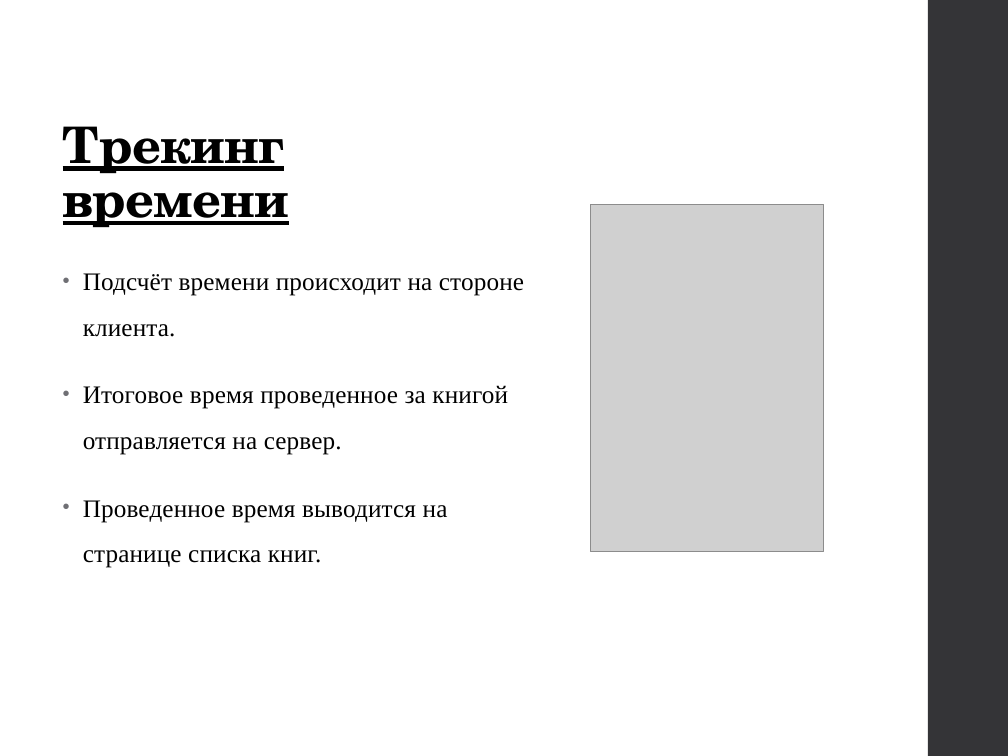
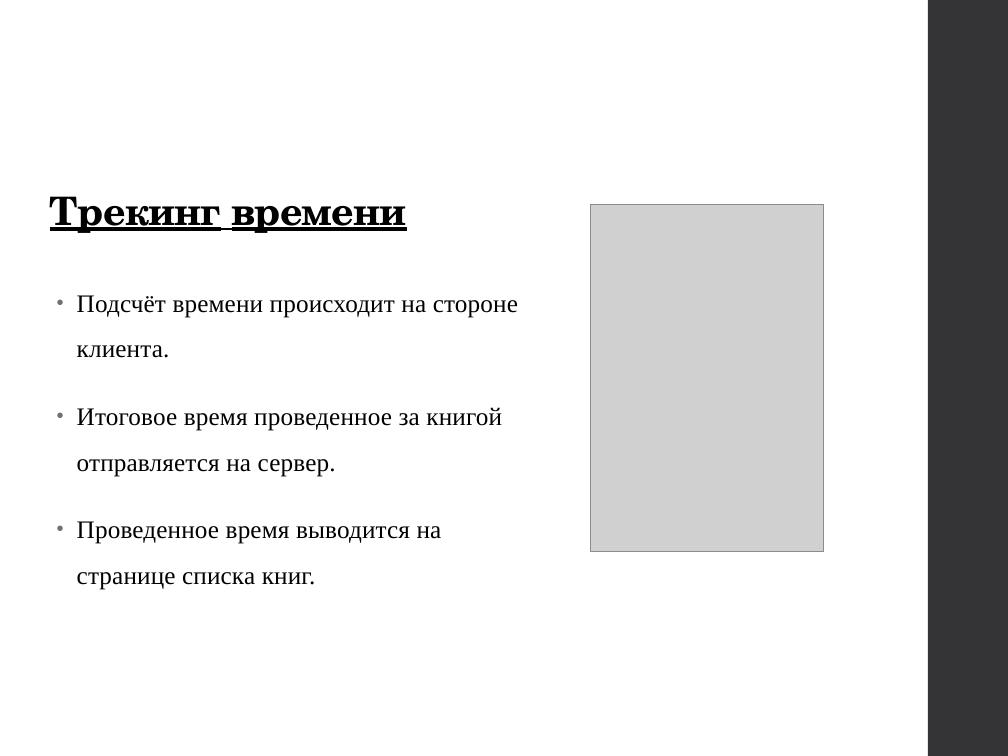
Before and after one commit to an-nguen/UlstuGradWork, a slide deck: slide 11 of docs/Презентация.pptx (slide 14 before the commit). Drawn at 1008x756 pixels with LibreOffice and Linux fonts; fonts in the diff are those of the drawing; grey boxes stand for pictures. Boxes give left, top, right and bottom in pixels: in the first picture for what was removed or moved away, otherwise in the second. Text is boxed around its words. In the diff, an @@ line names an element or a change of style, - is before the commit and + after.

```diff
--- a/docs/Презентация.pptx
+++ b/docs/Презентация.pptx
@@ title "Трекинг времени": place and size @@
-title "Трекинг времени" at [63, 126, 289, 228]
+title "Трекинг времени" at [50, 196, 407, 233]
@@ title "Трекинг времени" at [50, 196, 407, 233]: size 36 to 28 pt @@
@@ text "Подсчёт времени происходит на стороне ...": place and size @@
-text "Подсчёт времени происходит на стороне ..." at [83, 273, 524, 568]
+text "Подсчёт времени происходит на стороне ..." at [77, 295, 518, 590]
```
Also in this commit, not shown: 9 other slides changed, 3 slides removed, 43 other files.
